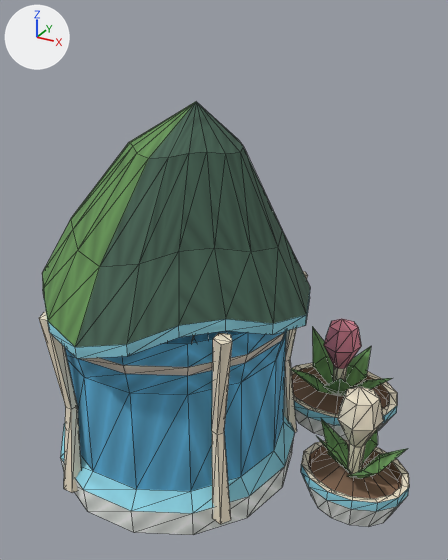
Before and after pictures for a commit that changed the glTF model Assets/GodSim/Art/Models/Buildings/Elf/LearningHealth/bld_elf_herbalist_future_v0.glb.
Rendered twice from a 50 mm lens placed at (0.559, -1.017, 0.916), pointed at (0.015, -0.027, 0.422). Arrows for +X, +Y and +Z are at upper left; the lights stay in place. The first picture is the older version. Mesh edges are drawn as thin lines. Vertices at exactly the same position are counted once.

The first picture shows 'LOD0'.
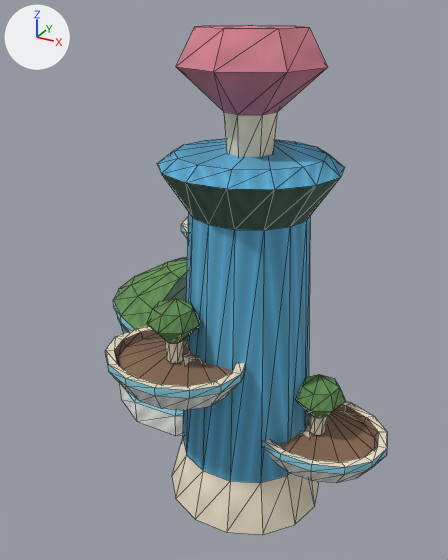
What differs and where, as boxes (x1, y1, x2, y2) in the pictures (448 x 560 px; the box of a moved part takes in the faces that stretch with it):
'LOD0', reshaped (24% narrower, 18% taller)
    before: (39, 102, 409, 535)
    after: (105, 25, 387, 535)
part 1 of me_lod0, moved or reshaped
    before: (301, 440, 409, 527)
    after: (105, 326, 245, 410)
part 2 of me_lod0, moved or reshaped (mostly hidden afterwards)
    before: (291, 363, 397, 440)
    after: (181, 217, 188, 240)
part 3 of me_lod0, moved or reshaped
    before: (338, 386, 384, 474)
    after: (147, 299, 200, 363)
part 4 of me_lod0, moved or reshaped (not visible afterwards)
    before: (324, 319, 361, 381)
part 5 of me_lod0, added
    after: (176, 25, 328, 157)
part 6 of me_lod0, added
    after: (263, 401, 387, 483)
part 7 of me_lod0, added (green)
    after: (295, 374, 345, 435)
part 8 of me_lod0, added
    after: (117, 316, 184, 436)
part 9 of me_lod0, added (blue)
    after: (157, 139, 345, 535)
part 10 of me_lod0, added (green)
    after: (113, 257, 187, 331)
part 11 of me_lod0, added (mostly hidden)
    after: (181, 354, 196, 365)
part 12 of me_lod0, added (mostly hidden)
    after: (300, 424, 312, 437)
part 13 of me_lod0, deleted (green)
    before: (291, 326, 392, 396)
part 14 of me_lod0, deleted
    before: (39, 312, 81, 493)
part 15 of me_lod0, deleted
    before: (212, 333, 232, 524)
part 16 of me_lod0, deleted
    before: (283, 271, 308, 432)
part 17 of me_lod0, deleted
    before: (42, 102, 408, 535)

The change, as a diff of the scene's bpy script:
```diff
--- a/Assets/GodSim/Art/Models/Buildings/Elf/LearningHealth/bld_elf_herbalist_future_v0.glb.py
+++ b/Assets/GodSim/Art/Models/Buildings/Elf/LearningHealth/bld_elf_herbalist_future_v0.glb.py
@@ me_lod0 @@
 # used by ob_lod0; location = (0.0, 0.0, 0.0)
-me_lod0.from_pydata(...)  # 537 vertices, 930 faces; spans x -0.364..0.421, y -0.359..0.339, z 0.0..0.773
+me_lod0.from_pydata(...)  # 633 vertices, 1100 faces; spans x -0.37..0.382, y -0.325..0.296, z 0.0..0.889
+# me_lod0 part 1: the loose piece of 70 vertices spanning x 0.206..0.421, y -0.12..0.052, z 0.0..0.08 is scaled about its middle by (1.23, 1.22, 0.714), then moved by (-0.292, -0.185, 0.285)
+# me_lod0 part 2: the loose piece of 70 vertices spanning x 0.049..0.333, y 0.107..0.334, z 0.0..0.08 is scaled about its middle by (0.931, 0.925, 0.714), then moved by (-0.169, -0.177, 0.445)
+# me_lod0 part 3: the loose piece of 28 vertices spanning x 0.271..0.357, y -0.078..0.005, z 0.074..0.251 is scaled about its middle by (1.07, 1.07, 0.581), then moved by (-0.292, -0.186, 0.233)
+# me_lod0 part 4: the loose piece of 28 vertices spanning x 0.148..0.234, y 0.176..0.26, z 0.074..0.251 is scaled about its middle by (1.07, 1.07, 0.581), then moved by (-0.169, -0.177, 0.392)
+# me_lod0 part 5: the loose piece of 28 vertices spanning x 0.271..0.357, y -0.078..0.005, z 0.074..0.251 is copied, and the copy is scaled about its middle by (2.72, 2.72, 1.19), then moved by (-0.216, -0.058, 0.621); it spans x -0.019..0.215, y -0.208..0.02, z 0.678..0.889
+# me_lod0 part 6: the loose piece of 70 vertices spanning x 0.206..0.421, y -0.12..0.052, z 0.0..0.08 is copied, and the copy is scaled about its middle by (1.23, 1.22, 0.714), then moved by (-0.064, -0.054, 0.125); it spans x 0.118..0.382, y -0.193..0.017, z 0.137..0.194
+# me_lod0 part 7: the loose piece of 28 vertices spanning x 0.271..0.357, y -0.078..0.005, z 0.074..0.251 is copied, and the copy is scaled about its middle by (1.07, 1.07, 0.581), then moved by (-0.064, -0.054, 0.073); it spans x 0.204..0.296, y -0.135..-0.046, z 0.184..0.287
+# me_lod0 part 8: a new loose piece of 70 vertices spanning x -0.351..0.017, y -0.034..0.269, z 0.0..0.261, in mat_godsim_buildings
+# me_lod0 part 9: a new loose piece of 70 vertices spanning x -0.062..0.258, y -0.234..0.058, z 0.0..0.695, in mat_godsim_buildings
+# me_lod0 part 10: a new loose piece of 50 vertices spanning x -0.37..0.036, y -0.061..0.296, z 0.239..0.402, in mat_godsim_buildings
+# me_lod0 part 11: a new loose piece of 14 vertices spanning x -0.004..0.133, y -0.238..-0.064, z 0.198..0.35, in mat_godsim_buildings
+# me_lod0 part 12: a new loose piece of 14 vertices spanning x 0.083..0.262, y -0.127..-0.049, z 0.037..0.188, in mat_godsim_buildings
+# me_lod0 part 13: the loose piece of 26 vertices spanning x 0.09..0.316, y 0.102..0.339, z 0.06..0.188 is deleted
+# me_lod0 part 14: the loose piece of 15 vertices spanning x -0.203..-0.166, y -0.319..-0.272, z 0.025..0.42 is deleted
+# me_lod0 part 15: the loose piece of 15 vertices spanning x 0.098..0.142, y -0.246..-0.205, z 0.025..0.421 is deleted
+# me_lod0 part 16: the loose piece of 15 vertices spanning x 0.102..0.147, y 0.062..0.103, z 0.025..0.421 is deleted
+# me_lod0 part 17: 206 vertices removed from x -0.364..0.405, y -0.359..0.222, z 0.0..0.773
+# other edits to the shape of me_lod0 do not show in these pictures
 me_lod0.materials.append(mat_godsim_buildings)
```
